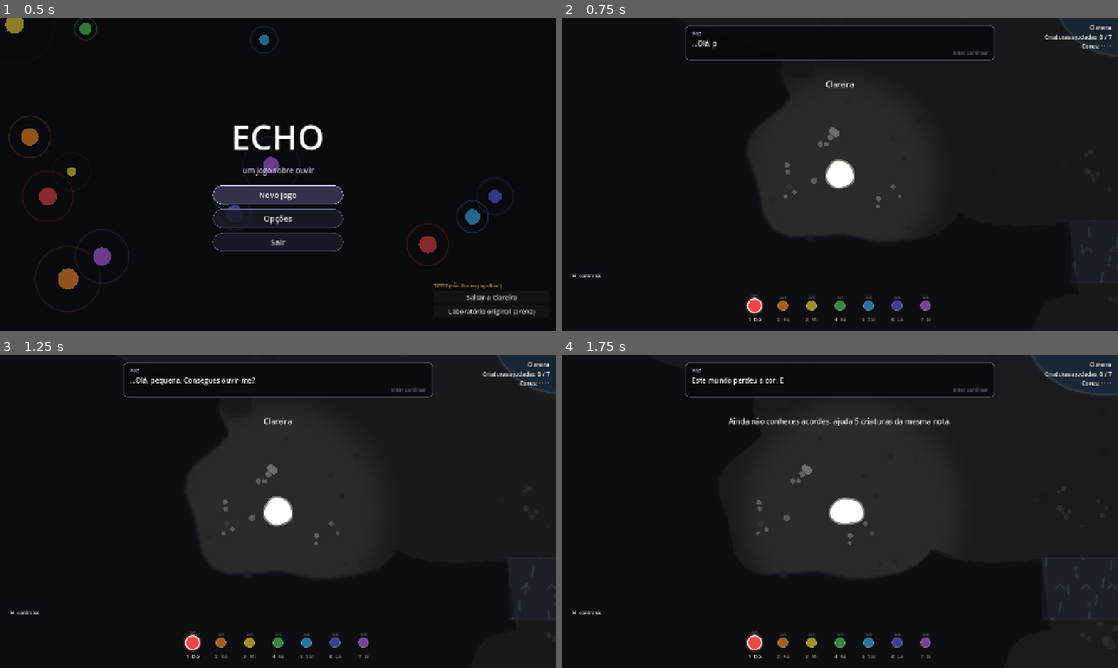
Above: before the commit, frames 1-4 (two rows, left to right).
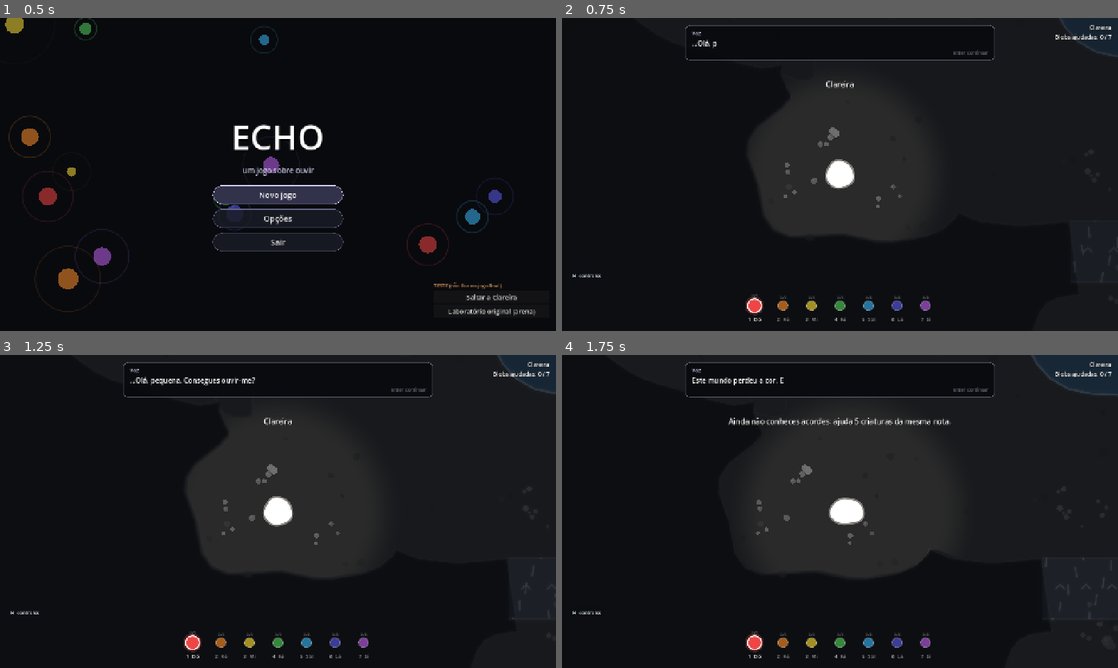
Above: after the commit, the same moments.

Repository: FranciscoVCM/Echo
Game: Godot game, scene res://scenes/ui/title_screen.tscn
Two runs of this game, one before a commit and one after it. Both use one fixed random seed, a clock stepped at 60 frames per second and the inputs below.
Inputs (mouse positions are in pixels of both pictures, inside the frame that each line leads up to):
- Up to frame 1 (0.5 s): no input
- Up to frame 2 (0.75 s): click "Novo jogo" at 0.5 s
- Up to frame 3 (1.25 s): no input
- Up to frame 4 (1.75 s): tap Enter (echo_dialogue) at 1.25 s; move the mouse to (962, 495) at 1.27 s; hold D (echo_right) from 1.28 s (still down); hold Q (echo_chord) from 1.28 s (still down); click (962, 495) at 1.42 s

Frame 1 is identical in both runs. In frame 2, 0.1% of the frame differs, in the area x 86-99%, y 4-10%; in frame 3, 0.1%; in frame 4, 0.1%.

Commit message:
Playtest fixes: guardian wording and colour reveal, K comments near/after guardians, deferred chord explanations, challenge nudges, light disappears, roomier nook, sparks merge, 'blobs' wording, hub renamed Nascente

Diff:
--- a/ECHO/scripts/echo/vassal_y.gd
+++ b/ECHO/scripts/echo/vassal_y.gd
@@ -81,7 +81,8 @@
 	glow = 0.15 + 0.28 * sparks_returned
 	var tween := blob.create_tween()
 	tween.tween_property(blob, "global_position", global_position, 1.2).set_trans(Tween.TRANS_SINE)
-	tween.tween_callback(blob.hide)
+	# Merges into Y: removed, so it can't reappear on top of it.
+	tween.tween_callback(blob.queue_free)
 	sing(SPARK_NOTES[mini(sparks_returned - 1, 2)], -2.0)
 	if sparks_returned >= spark_positions.size():
 		_flee_target = Vector2.INF
--- a/ECHO/scripts/ui/dialogue_box.gd
+++ b/ECHO/scripts/ui/dialogue_box.gd
@@ -15,6 +15,8 @@
 var _hold := 0.0
 var _current_sequence := ""
 var _active := false
+## Every line ever queued (speaker, text): handy for tests and debugging.
+var history: Array = []
 
 
 func _ready() -> void:
@@ -63,8 +65,10 @@
 		var last := index == lines.size() - 1
 		if line is Array:
 			_queue.append([line[0], line[1], sequence_id if last else ""])
+			history.append([line[0], line[1]])
 		else:
 			_queue.append([speaker, line, sequence_id if last else ""])
+			history.append([speaker, line])
 	if not _active:
 		_next()
 
--- a/ECHO/scripts/world/elder_speech.gd
+++ b/ECHO/scripts/world/elder_speech.gd
@@ -20,11 +20,12 @@
 		["K", "...Aqui estou. Sem pedaços em falta."],
 		["K", "Eu sou a K. A cor mais escura, a que dá forma a todas as outras."],
 		["K", "Quando deixámos de nos ouvir uns aos outros, fechei-me. E as cores foram-se comigo."],
+		["K", "Também eu fui guardiã, como as outras três. Já não guardo nenhum lugar... só o que fui aprendendo."],
 		["K", "Fui eu que te guiei. Mas fui também uma das que precisava de ser encontrada."],
 	]
 	if not areas.is_empty() and area_names.has(areas[0]):
 		result.append(["K", "Começaste %s. Interessante... cada um começa pelo sentido em que mais confia." % area_names[areas[0]]])
-	result.append(["K", "Ajudaste %d criaturas, em cerca de %d minutos." % [freed, maxi(minutes, 1)]])
+	result.append(["K", "Ajudaste %d blobs, em cerca de %d minutos." % [freed, maxi(minutes, 1)]])
 	if wrong > 25:
 		result.append(["K", "Erraste muitas notas. %d vezes, contei-as. E ainda bem: foi assim que as aprendeste a ouvir." % wrong])
 	elif wrong > 0:
--- a/ECHO/scripts/world/game_world.gd
+++ b/ECHO/scripts/world/game_world.gd
@@ -1,6 +1,6 @@
 class_name GameWorld
 extends Node2D
-## The whole Echo world: Clareira (tutorial with K) -> Encruzilhada -> three sense areas
+## The whole Echo world: Clareira (tutorial with K) -> Nascente (hub) -> three sense areas
 ## (any order) -> vassals C/M/Y -> K's final challenge -> ending.
 
 const PLAYER_SCENE: PackedScene = preload("res://scenes/player.tscn")
@@ -34,6 +34,8 @@
 var companion: KCompanion
 var currents: Array[CurrentZone] = []
 var _intro_running := false
+## [pattern, center, area] of the hand-made advanced challenges (for K's first-sight nudges).
+var _set_piece_spots: Array = []
 
 
 func _ready() -> void:
@@ -73,8 +75,15 @@
 	_spawn_clearing()
 	for area in _game.AREAS:
 		for spec in SetPieces.for_area(area):
+			var center := Vector2.ZERO
 			for blob in EncounterSpawner.spawn(spec, _creatures, geometry):
 				_register_blob(blob, area)
+				center += blob.position
+			center /= maxf(spec["blobs"].size(), 1)
+			var pattern: String = spec.get("pattern", "")
+			if str(spec["id"]).ends_with("current"):
+				pattern = "current"
+			_set_piece_spots.append([pattern, center, area])
 	for area in _game.AREAS:
 		var saved: Array = _game.progress["area_specs"].get(area, [])
 		if not saved.is_empty():
@@ -353,6 +362,7 @@
 	_update_final(delta)
 	_update_status()
 	_update_k_pointer()
+	_update_proximity_comments()
 
 
 func _enter_region(region: String) -> void:
@@ -365,7 +375,7 @@
 			"vista":
 				_say_once("vista_intro", [
 					"As Grutas da Vista. Aqui quase nada se vê.",
-					"O teu ping é os teus olhos. E quem ajudares... talvez ilumine o caminho.",
+					"O teu ping é os teus olhos. E cada blob que ajudares aqui vai deixar-te ver mais longe.",
 				])
 			"som":
 				_say_once("som_intro", [
@@ -379,9 +389,9 @@
 				])
 	elif region == "hub" and _game.progress["clearing_done"]:
 		_say_once("hub_first", [
-			"Esta é a Encruzilhada. Daqui saem três caminhos: as Grutas a oeste, o Vale a norte, o Bosque a este.",
-			"Em cada lugar há muitas criaturas perdidas... e um guardião adormecido: C, M e Y.",
-			"Cada guardião guarda uma cor. Vai pela ordem que quiseres. Entra e sai quando quiseres.",
+			"Esta é a Nascente. Daqui saem três caminhos: as Grutas a oeste, o Vale a norte, o Bosque a este.",
+			"Em cada lugar há muitas blobs perdidas... e um guardião adormecido.",
+			"Vai pela ordem que quiseres. Entra e sai quando quiseres.",
 		])
 
 
@@ -465,13 +475,15 @@
 		for blob in _area_blobs[current_region]:
 			if blob.is_freed():
 				freed += 1
-		lines.append("Criaturas ajudadas: %d / %d" % [freed, _area_blobs[current_region].size()])
+		lines.append("Blobs ajudadas: %d / %d" % [freed, _area_blobs[current_region].size()])
 		if current_region in _game.AREAS and not vassals[_game.AREA_VASSAL[current_region]].awake:
 			lines.append("O guardião acorda aos %d" % area_needed(current_region))
-	var cmy: Array[String] = []
-	for letter in ["C", "M", "Y", "K"]:
-		cmy.append(letter if _game.is_vassal_freed(letter) else "·")
-	lines.append("Cores: " + " ".join(cmy))
+	# The colours are only mentioned once the first guardian has given one back.
+	if _game.cmy_freed_count() > 0:
+		var cmy: Array[String] = []
+		for letter in ["C", "M", "Y", "K"]:
+			cmy.append(letter if _game.is_vassal_freed(letter) else "·")
+		lines.append("Cores: " + " ".join(cmy))
 	if _game.test_mode:
 		lines.append("[TESTE] F10 ajudar área · F11 viajar")
 	hud.set_status("\n".join(lines))
@@ -556,7 +568,7 @@
 		_clearing_gate.open()
 	_say_once("clearing_done", [
 		"A clareira respira outra vez.",
-		"Mais à frente há três lugares que perderam muito mais do que a cor. Segue o caminho para norte.",
+		"Mais à frente há três lugares onde muitas blobs se perderam. Segue o caminho para norte.",
 	])
 	k_body.glide_to(Vector2(140, 140), 6.0)
 
@@ -568,7 +580,7 @@
 	EchoMarker.spawn(vassal.global_position, VASSAL_COLORS[letter], 90.0, get_tree(), true)
 	companion.on_vassal_completed(letter)
 	var color_name: String = {"C": "o ciano", "M": "o magenta", "Y": "o amarelo"}[letter]
-	hud.show_message("%s voltou ao mundo." % color_name.capitalize(), 5.0)
+	hud.show_message("O mundo está menos escuro: %s voltou." % color_name, 6.0)
 	match letter:
 		"Y":
 			say([["Y", "Obrigada por me encontrares... sem me obrigares a ser vista."]], "Y")
@@ -582,7 +594,7 @@
 			_sanctum_gate.open()
 		say([
 			["K", "Três cores voltaram. Falta uma... a mais escura."],
-			["K", "Vem ao centro da Encruzilhada. Estou à tua espera."],
+			["K", "Vem ao centro da Nascente. Estou à tua espera."],
 		])
 
 
@@ -616,6 +628,33 @@
 		return
 	_game.mark_dialogue(key)
 	say(lines, speaker, key)
+
+
+## K comments when you first come near a sleeping guardian or an advanced challenge.
+func _update_proximity_comments() -> void:
+	if dialogue.is_busy() or not current_region in _game.AREAS:
+		return
+	var position := player.global_position
+	var letter: String = _game.AREA_VASSAL[current_region]
+	var vassal: VassalBody = vassals[letter]
+	if not vassal.awake and not vassal.completed and vassal.global_position.distance_to(position) < 520.0:
+		companion.on_near_sleeping_vassal(current_region)
+		return
+	for spot in _set_piece_spots:
+		if spot[2] == current_region and (spot[1] as Vector2).distance_to(position) < 360.0:
+			companion.on_near_set_piece(spot[0])
+			return
+
+
+## True while a guardian's challenge (or K's finale) is in progress around the player.
+func in_themed_challenge() -> bool:
+	if _final_stage >= 1 and _final_stage <= 4:
+		return true
+	for letter in vassals:
+		var vassal: VassalBody = vassals[letter]
+		if vassal.awake and not vassal.completed and vassal.global_position.distance_to(player.global_position) < 900.0:
+			return true
+	return false
 
 
 func _update_k_pointer() -> void:
@@ -694,7 +733,7 @@
 			for blob in _final_fragments:
 				var tween := blob.create_tween()
 				tween.tween_property(blob, "global_position", Vector2.ZERO, 1.5).set_trans(Tween.TRANS_SINE)
-				tween.tween_callback(blob.hide)
+				tween.tween_callback(blob.set_dormant.bind(true))
 			k_body.visible = true
 			k_body.always_visible = true
 			k_body.modulate.a = 1.0
--- a/ECHO/scripts/world/k_companion.gd
+++ b/ECHO/scripts/world/k_companion.gd
@@ -155,8 +155,11 @@
 	if marker.is_reached(world.player.global_position):
 		world.say_once(phase[1], _fill(phase[2]))
 		_phase += 1
+		# The light has done its job: it disappears, so nobody thinks they must stay there.
 		if _phase < phases.size():
 			marker.show_at(_marker_position(phases[_phase][0]))
+		else:
+			marker.visible = false
 
 
 func _fill(lines: Array) -> Array:
@@ -172,6 +175,11 @@
 
 # --- Events from the world -----------------------------------------------------------------
 
+## Chords unlocked while a themed challenge (guardian or finale) is running are explained
+## only after that challenge ends, so the explanation doesn't interrupt it.
+var _pending_chords: Array[int] = []
+
+
 func on_blob_freed(blob: EchoBlob) -> void:
 	note_progress()
 	var area := blob.area
@@ -185,67 +193,112 @@
 	var total: int = world.area_total(area)
 	if freed == 1:
 		world.say_once("first_" + area, [{
-			"vista": "Ajudaste a primeira das Grutas. Vês? Agora ela ilumina à sua volta.",
+			"vista": "Ajudaste a primeira blob das Grutas. Vês? Agora ela ilumina à sua volta.",
 			"som": "A primeira voz do Vale ganhou cor. Quanto mais ouvires, mais fácil será reconhecê-las.",
-			"tato": "A primeira do Bosque confiou em ti. Aqui, a calma vale mais do que a pressa.",
+			"tato": "A primeira blob do Bosque confiou em ti. Aqui, a calma vale mais do que a pressa.",
 		}[area]])
 	elif freed * 2 >= total and not game.dialogue_seen("half_" + area):
 		world.say_once("half_" + area, [{
-			"vista": "Já ajudaste metade das Grutas. Repara como já vês mais longe do que quando chegaste.",
-			"som": "Metade do Vale já canta contigo. Agora, quando escolheres a nota certa perto de alguém, vais senti-la vibrar.",
+			"vista": "Já ajudaste metade das blobs das Grutas. Repara como já vês mais longe do que quando chegaste.",
+			"som": "Metade do Vale já canta contigo. Agora, quando escolheres a nota certa perto de uma blob, vais senti-la vibrar.",
 			"tato": "Metade do Bosque já não foge de ti. Ficaram mais pacientes contigo.",
 		}[area]])
 
 
-func on_vassal_awake(letter: String, area: String) -> void:
+func on_vassal_awake(_letter: String, area: String) -> void:
 	note_progress()
-	var where := {"Y": "no fundo das Grutas, a oeste", "C": "no topo do Vale, a norte", "M": "no coração do Bosque, a leste"}
-	world.say_once("awake_" + letter, [
-		"Ajudaste criaturas suficientes em %s. Não precisas de encontrar todas." % world.region_title(area),
-		"O guardião %s acordou, %s. Vai ter com ele quando quiseres." % [letter, where[letter]],
+	world.say_once("awake_" + area, [
+		"Ajudaste blobs suficientes em %s. Não precisas de encontrar todas." % world.region_title(area),
+		"O guardião desta zona acordou, lá no fundo. Ficou sozinho muito tempo... vai ter com ele quando quiseres.",
+	])
+
+
+## Called by the world when the player comes near a guardian that is still asleep.
+func on_near_sleeping_vassal(area: String) -> void:
+	world.say_once("asleep_" + area, [
+		"Este é o guardião desta zona. Está adormecido.",
+		"Vai acordar quando tiveres ajudado blobs suficientes por aqui: %d de %d." % [world.area_needed(area), world.area_total(area)],
 	])
 
 
 func on_vassal_completed(letter: String) -> void:
 	note_progress()
 	var reflection := {
-		"Y": "A Y escondia-se porque tinha medo de ser vista sem a sua luz. Às vezes ajudar é não obrigar ninguém a mostrar-se.",
-		"C": "A C não precisava que falasses por ela. Precisava que a ouvisses até ela se lembrar da própria voz.",
-		"M": "A M tinha espinhos porque já a tinham apressado demasiadas vezes. Tu esperaste.",
+		"Y": "Ela escondia-se porque tinha medo de ser vista sem a sua luz. Às vezes ajudar é não obrigar ninguém a mostrar-se.",
+		"C": "Ela não precisava que falasses por ela. Precisava que a ouvisses até se lembrar da própria voz.",
+		"M": "Ela tinha espinhos porque já a tinham apressado demasiadas vezes. Tu esperaste.",
 	}
+	var color_word := {"Y": "o amarelo", "C": "o ciano", "M": "o magenta"}
 	var lines: Array = [reflection[letter]]
+	if game.cmy_freed_count() == 1:
+		lines.append("Sentes? O mundo ficou menos escuro... e %s voltou. Cada guardião guardava uma das cores do mundo." % color_word[letter])
+	else:
+		lines.append("E %s voltou ao mundo." % color_word[letter])
 	var remaining: Array[String] = []
-	var places := {"Y": "as Grutas, a oeste", "C": "o Vale, a norte", "M": "o Bosque, a leste"}
+	var places := {"Y": "as Grutas, a oeste da Nascente", "C": "o Vale, a norte da Nascente", "M": "o Bosque, a este da Nascente"}
 	for other in ["Y", "C", "M"]:
 		if not game.is_vassal_freed(other) and other != letter:
 			remaining.append(places[other])
 	if remaining.size() == 2:
-		lines.append("Ainda faltam %s e %s." % [remaining[0], remaining[1]])
+		lines.append("Esta zona já está em paz. Ainda há guardiões à espera em %s e %s. As blobs que faltam aqui podem esperar, se quiseres." % [remaining[0], remaining[1]])
 	elif remaining.size() == 1:
-		lines.append("Só falta %s." % remaining[0])
+		lines.append("Só falta um guardião, em %s." % remaining[0])
 	world.say(lines)
+	_flush_pending_chords()
 
 
 func on_chord_unlocked(pc: int) -> void:
 	note_progress()
+	if world.in_themed_challenge():
+		_pending_chords.append(pc)
+		return
+	_explain_chord(pc)
+
+
+func _flush_pending_chords() -> void:
+	for pc in _pending_chords:
+		_explain_chord(pc)
+	_pending_chords.clear()
+
+
+func pending_chords() -> Array[int]:
+	return _pending_chords
+
+
+func _explain_chord(pc: int) -> void:
 	var extras := EchoNotes.triad_extras(pc)
 	var names := "%s, %s e %s" % [EchoNotes.name_for(pc), EchoNotes.name_for(extras[0]), EchoNotes.name_for(extras[1])]
 	if not game.dialogue_seen("first_chord"):
 		world.say_once("first_chord", [
-			"Ajudaste cinco criaturas de %s. Agora essa nota pode soar como um acorde: %s." % [EchoNotes.name_for(pc), EchoNotes.chord_name_for(pc)],
-			"Escolhe %s e carrega %s. O teu ping passa a levar %s ao mesmo tempo, e qualquer criatura dessas cores o ouve." % [EchoNotes.name_for(pc), game.key_label("echo_chord"), names],
+			"Ajudaste cinco blobs de %s. Agora essa nota pode soar como um acorde: %s." % [EchoNotes.name_for(pc), EchoNotes.chord_name_for(pc)],
+			"Escolhe %s e carrega %s. O teu ping passa a levar %s ao mesmo tempo, e qualquer blob dessas cores o ouve." % [EchoNotes.name_for(pc), game.key_label("echo_chord"), names],
 			"Ninguém precisa de acordes... mas tornam muita coisa mais leve. Carrega %s outra vez para voltar a uma nota só." % game.key_label("echo_chord"),
 		])
 	else:
 		world.say(["Também o teu %s pode ser acorde agora: %s (%s)." % [EchoNotes.name_for(pc), EchoNotes.chord_name_for(pc), names]])
 
 
+## First time you come near each kind of advanced challenge: a nudge, never the answer.
+func on_near_set_piece(pattern: String) -> void:
+	var nudges := {
+		"chorus": ["Estas três estão ligadas, e são todas tímidas.", "Se acordares uma de cada vez... o que acontece às outras quando voltas a chamar?"],
+		"neighbours": ["Duas vizinhas que precisam de coisas muito diferentes.", "Talvez a ordem importe. E onde estás quando chamas."],
+		"lake": ["Não consegues chegar perto destas. Só a tua voz atravessa a água."],
+		"current": ["Do outro lado da corrente há uma blob desconfiada. Entrar a correr pode não ser boa ideia."],
+	}
+	if nudges.has(pattern):
+		world.say_once("near_sp_" + pattern, nudges[pattern])
+
+
 # --- Hints ----------------------------------------------------------------------------
 
 func _idle_hint() -> void:
 	_idle = 0.0
 	var region: String = world.current_region
 	if not region in game.AREAS:
+		return
+	# Once a zone's guardian is free, don't keep pushing the player around that zone.
+	if game.is_vassal_freed(game.AREA_VASSAL[region]):
 		return
 	var player_position: Vector2 = world.player.global_position
 	var best: EchoBlob = null
@@ -256,20 +309,24 @@
 			best = blob
 	if best == null:
 		return
+	if region == "vista":
+		# Directions make little sense where you can barely see.
+		world.say(["Há mais blobs aqui no escuro. Os teus pings revelam-nas... e cada uma que ajudares deixa-te ver mais longe."])
+		return
 	var direction := direction_word(best.global_position - player_position)
 	var hint := {
-		EchoBlob.Need.NOTE: "Alguém espera a sua nota, para %s.",
+		EchoBlob.Need.NOTE: "Há uma blob que espera a sua nota, para %s.",
 		EchoBlob.Need.SHY: "Há uma tímida para %s. Depois de a acordares, silêncio.",
-		EchoBlob.Need.STIMULATED: "Alguém ansioso, para %s. Vários pings, depressa.",
-		EchoBlob.Need.GENTLE: "Para %s há alguém delicado. Pings curtos, e de perto.",
-		EchoBlob.Need.CAUTIOUS: "Para %s há alguém desconfiado. Aproxima-te devagar.",
-		EchoBlob.Need.WARMTH: "Alguém tem frio, para %s. Fica perto dela um bocadinho.",
+		EchoBlob.Need.STIMULATED: "Há uma blob ansiosa, para %s. Vários pings, depressa.",
+		EchoBlob.Need.GENTLE: "Para %s há uma blob delicada. Pings curtos, e de perto.",
+		EchoBlob.Need.CAUTIOUS: "Para %s há uma blob desconfiada. Aproxima-te devagar.",
+		EchoBlob.Need.WARMTH: "Há uma blob com frio, para %s. Fica perto dela um bocadinho.",
 		EchoBlob.Need.MELODY: "Ouço uma canção para %s. Responde-lhe nota a nota.",
-		EchoBlob.Need.PUSH: "Para %s há alguém longe do ninho. Talvez precise de um empurrão.",
+		EchoBlob.Need.PUSH: "Para %s há uma blob longe do ninho. Talvez precise de um empurrão.",
 	}
 	var text: String = hint.get(best.need, "Ainda há alguém para %s.") % direction
 	if best.hidden_until_pinged and not best.has_answered:
-		text = "Não a vejo, mas ouço alguém para %s. Um ping talvez a revele." % direction
+		text = "Não a vejo, mas ouço uma blob para %s. Um ping talvez a revele." % direction
 	world.say([text])
 
 
--- a/ECHO/scripts/world/world_layout.gd
+++ b/ECHO/scripts/world/world_layout.gd
@@ -25,7 +25,7 @@
 		var angle := deg_to_rad(112.0 + index * (316.0 / 22.0))
 		ring.append(Vector2(cos(angle), sin(angle)) * 330.0)
 	return {
-		"name": "hub", "title": "Encruzilhada", "floor_color": Color(0.33, 0.30, 0.38),
+		"name": "hub", "title": "Nascente", "floor_color": Color(0.33, 0.30, 0.38),
 		"flora": [Color(0.75, 0.6, 0.9), Color(0.6, 0.8, 0.85), Color(0.9, 0.85, 0.6)],
 		"rooms": [
 			[Vector2(0, 0), 740, 660, 0.08, 11],
@@ -57,7 +57,7 @@
 		"rooms": [
 			[Vector2(-430, 1840), 230, 200, 0.18, 21],  # start nest
 			[Vector2(0, 1600), 560, 400, 0.12, 22],  # main glade (with the pond)
-			[Vector2(-660, 1420), 210, 190, 0.2, 23],  # west nook (shy)
+			[Vector2(-680, 1420), 260, 230, 0.15, 23],  # west nook (shy), roomy
 			[Vector2(620, 1740), 280, 240, 0.15, 24],  # east glade (pair around rock)
 			[Vector2(580, 1320), 170, 150, 0.2, 25],  # hidden alcove
 			[Vector2(130, 2240), 190, 140, 0.18, 26],  # south pocket (behind the current)
@@ -72,7 +72,7 @@
 			[Vector2(-200, 1500), 45, 202], [Vector2(-560, 1640), 40, 204],
 		],
 		"ridges": [
-			[[Vector2(-470, 1330), Vector2(-430, 1450), Vector2(-500, 1560)], 40],
+			[[Vector2(-440, 1300), Vector2(-425, 1390)], 36],
 		],
 		# Mi waits on a lily pad in the pond: too far for a quick ping, so you learn to charge.
 		"pools": [[Vector2(220, 1460), 240, 180, 27]],
@@ -87,7 +87,7 @@
 			"stim": Vector2(140, 2260), "hidden": Vector2(590, 1300),
 			"k_start": Vector2(-330, 1800), "gate": Vector2(0, 960),
 			# Tutorial guide lights: exactly where to stand for each lesson.
-			"g_fa": Vector2(-330, 1720), "g_mi": Vector2(220, 1760), "g_shy": Vector2(-600, 1530),
+			"g_fa": Vector2(-330, 1720), "g_mi": Vector2(220, 1685), "g_shy": Vector2(-600, 1530),
 			"g_pair": Vector2(620, 1575), "g_current": Vector2(115, 1890), "g_stim": Vector2(140, 2140),
 			"g_hidden": Vector2(630, 1460),
 		},
--- a/ECHO/tests/world_tests.gd
+++ b/ECHO/tests/world_tests.gd
@@ -174,6 +174,7 @@
 			skip_dialogue()
 			await frames(5)
 			check(game.dialogue_seen(phase[1]), "standing on the light explains '%s'" % phase[1])
+		check(world.companion.guide_target() == Vector2.INF, "the light disappears once its lesson is given ('%s')" % step["id"])
 		for blob in clearing:
 			if blob.blob_id in step["blobs"]:
 				check(not blob.dormant, "%s woke up for its lesson" % blob.blob_id)
@@ -193,6 +194,11 @@
 		check(blobs.size() >= 12, "%s generated %d blobs on entry" % [area, blobs.size()])
 		var letter_check: String = game.AREA_VASSAL[area]
 		check(not world.vassals[letter_check].awake, "%s guardian sleeps on arrival" % area)
+		skip_dialogue()
+		world.player.global_position = spot_near(world.vassals[letter_check].global_position, 250.0)
+		await frames(10)
+		check(game.dialogue_seen("asleep_" + area), "near the sleeping %s guardian, K explains it wakes after enough blobs" % area)
+		skip_dialogue()
 		var needed: int = world.area_needed(area)
 		check(needed < blobs.size(), "%s guardian wakes at %d of %d (not all needed)" % [area, needed, blobs.size()])
 		var specs: Array = SetPieces.for_area(area) + game.progress["area_specs"][area]
@@ -212,8 +218,15 @@
 		await wait(0.5)
 		var letter: String = game.AREA_VASSAL[area]
 		check(world.vassals[letter].awake, "vassal %s woke up after the area was completed" % letter)
+		var history_before: int = world.dialogue.history.size()
 		await solve_vassal(letter)
 		check(game.is_vassal_freed(letter), "vassal %s freed" % letter)
+		var said := ""
+		for entry in world.dialogue.history.slice(history_before):
+			said += str(entry[1]) + " | "
+		check(said.contains("voltou"), "after %s, K reflects and says the colour came back" % letter)
+		if area == "vista":
+			check(said.contains("menos escuro"), "after the first guardian K explains the world is less dark")
 
 	print("Chords: %s" % [game.unlocked_chords()])
 	check(game.unlocked_chords().size() >= 3, "several chords unlocked by playing (%d)" % game.unlocked_chords().size())
Not shown, changed: DEVLOG.md
